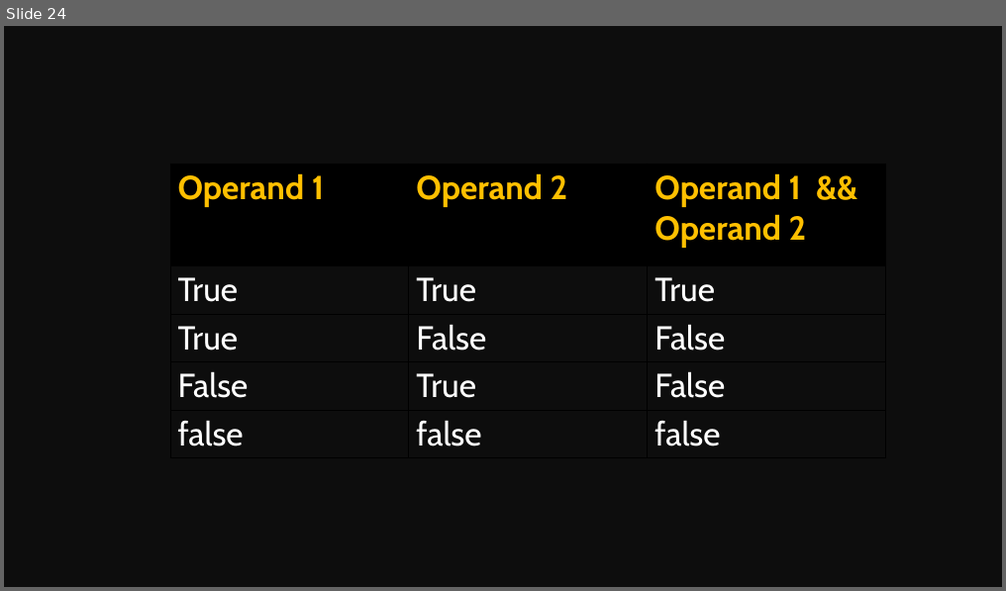
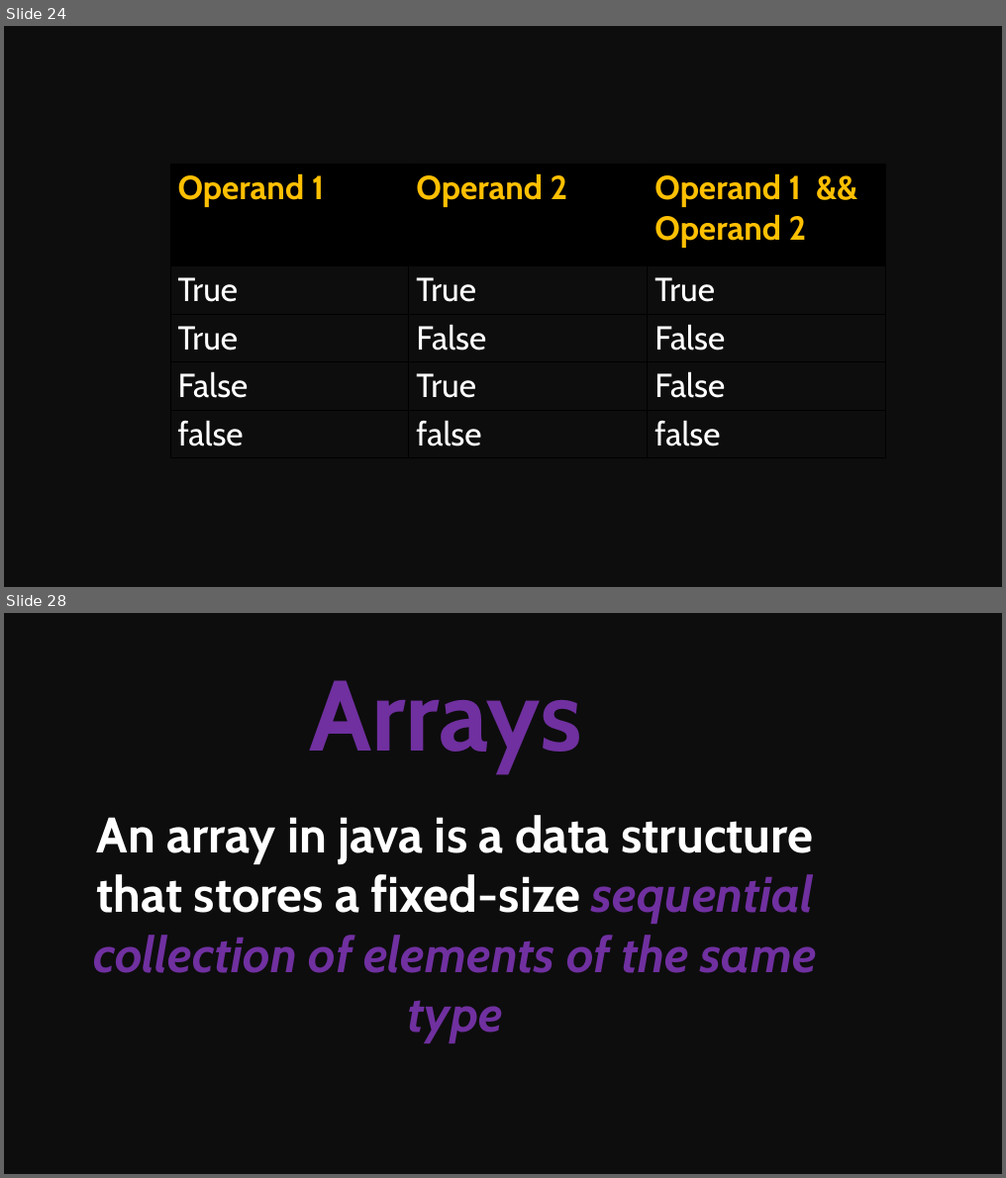
Before and after one commit to Mohitscodiclab/Java_Full_Course, a slide deck: JAVA.pptx. Shown one above the other, each under a label of ours: slide 24 before the commit, slides 24 and 28 after it; the slides between them are not shown. The pictures are 1006x591 and 1006x1178 pixels, drawn with LibreOffice and Linux fonts; fonts in the diff are those of the drawing. Boxes give left, top, right and bottom in pixels: in the first picture for what was removed or moved away, otherwise in the second. Text is boxed around its words. In the diff, an @@ line names an element or a change of style, - is before the commit and + after.

```diff
--- a/JAVA.pptx
+++ b/JAVA.pptx
@@ slide 28 added at bbox=[4, 613, 1002, 1174], background #0D0D0D @@
@@ text added at bbox=[309, 680, 582, 772], 96 pt, text #7030A0, bold @@
+Arrays
@@ text added at bbox=[93, 815, 817, 1043], 48 pt, text #FFFFFF, bold @@
+An array in java is a data structure that stores a fixed-size sequential collection of elements of the same type
```
Also in this commit, not shown: 6 other slides added, 13 other files.
